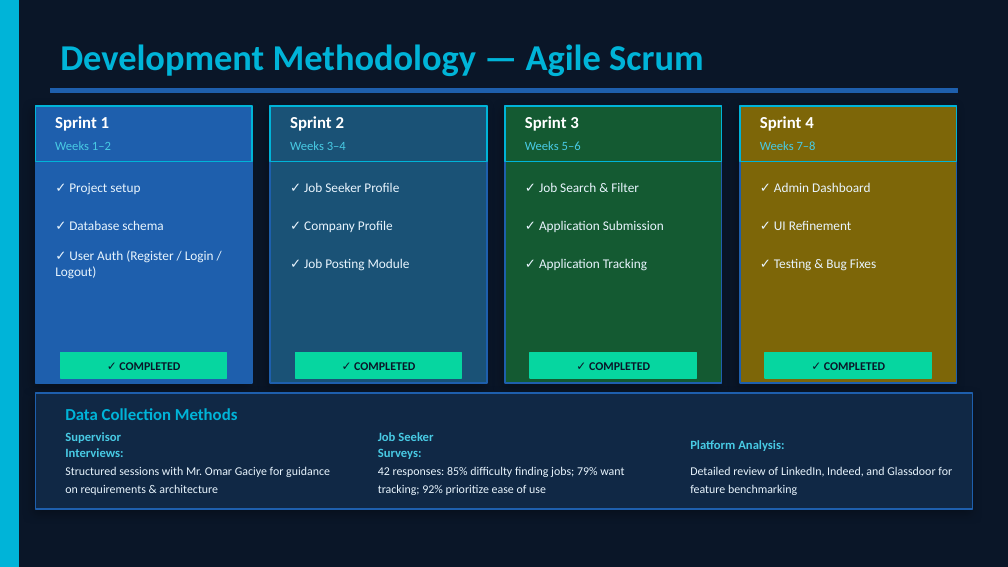
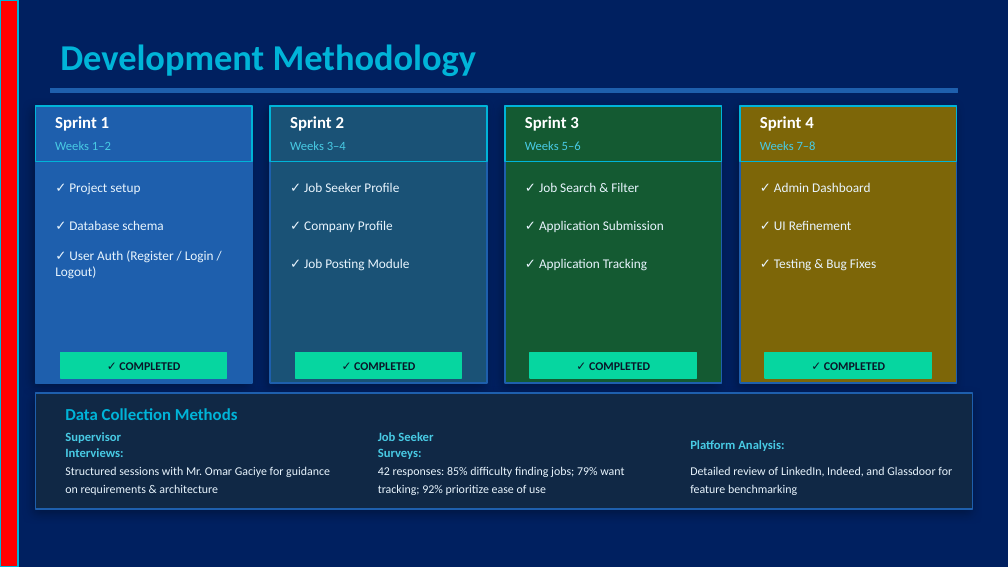
Before and after one commit to ayuu78fge2dy2tswg76fty/jobs, a slide deck: slide 5 of docoments/Fursad.pptx. Drawn at 1008x567 pixels with LibreOffice and Linux fonts; fonts in the diff are those of the drawing. Boxes give left, top, right and bottom in pixels: in the first picture for what was removed or moved away, otherwise in the second. Text is boxed around its words. In the diff, an @@ line names an element or a change of style, - is before the commit and + after.

```diff
--- a/docoments/Fursad.pptx
+++ b/docoments/Fursad.pptx
@@ background #0A1628 to #002060 @@
@@ rectangle at (0,0,18,566): fill #00B4D8 to #FF0000 @@
@@ text at (60,44,477,76): text changed @@
-Development Methodology — Agile Scrum
+Development Methodology
```
Also in this commit, not shown: 20 other slides changed, 2 slides added, 23 other files.
